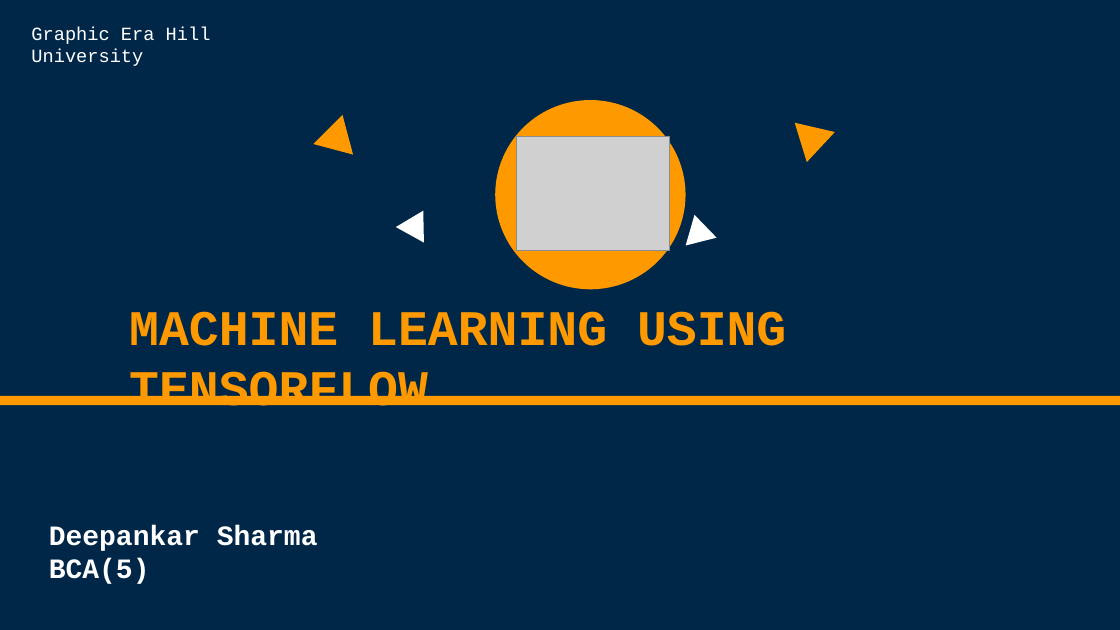
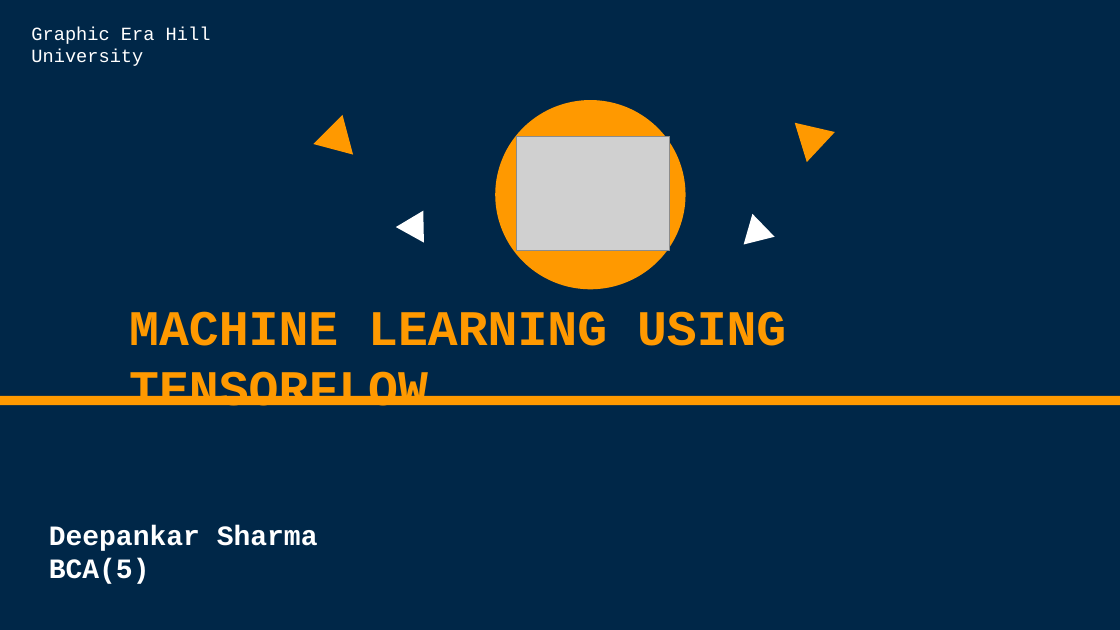
Before and after one commit to ideepankarsharma2003/BCA, a slide deck: slide 1 of attendance/200-pages-wala-assignment/Deepankar@200_assignment.pptx. Drawn at 1120x630 pixels with LibreOffice and Linux fonts; fonts in the diff are those of the drawing; grey boxes stand for pictures. Boxes give left, top, right and bottom in pixels: in the first picture for what was removed or moved away, otherwise in the second. Text is boxed around its words. In the diff, an @@ line names an element or a change of style, - is before the commit and + after.

Commit message:
added ppt

```diff
--- a/attendance/200-pages-wala-assignment/Deepankar@200_assignment.pptx
+++ b/attendance/200-pages-wala-assignment/Deepankar@200_assignment.pptx
@@ triangle: place and size @@
-triangle at box(686, 216, 721, 254)
+triangle at box(743, 215, 778, 252)
```
Also in this commit, not shown: 1 other file.
